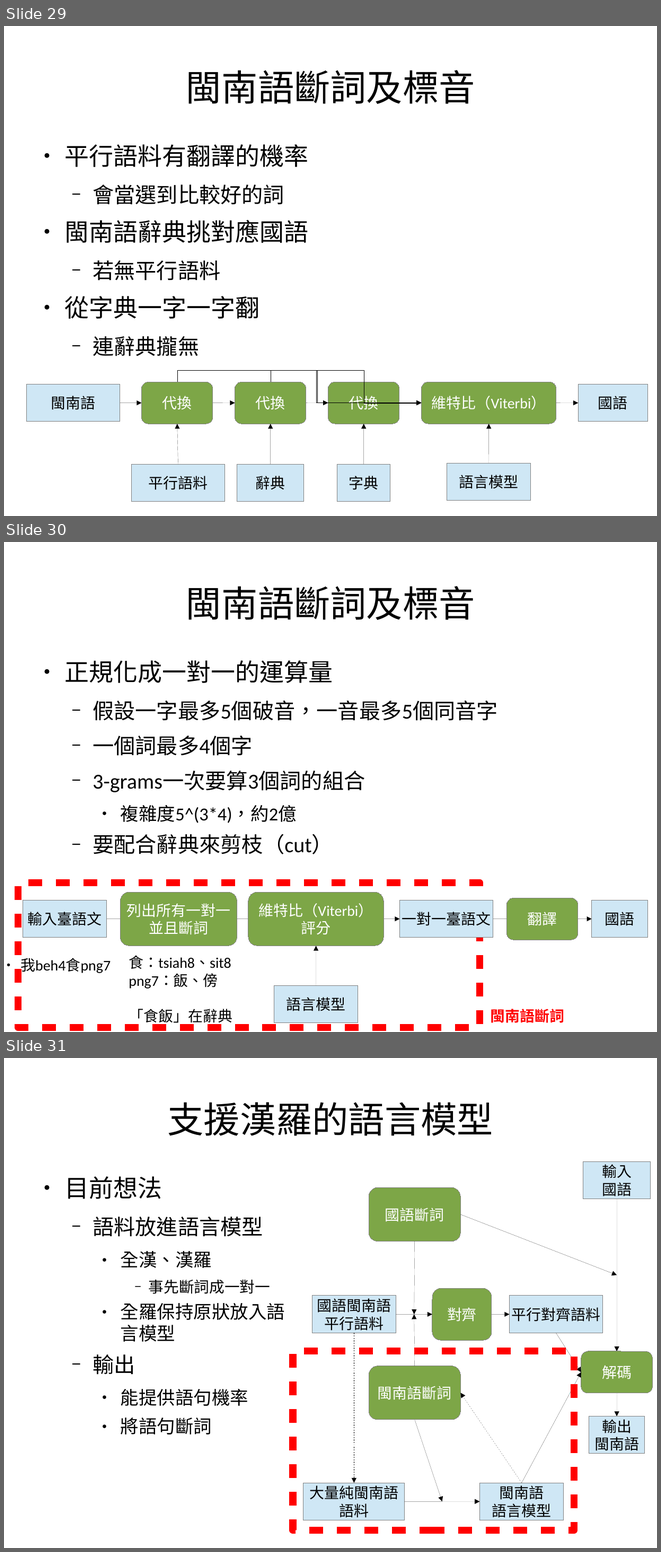
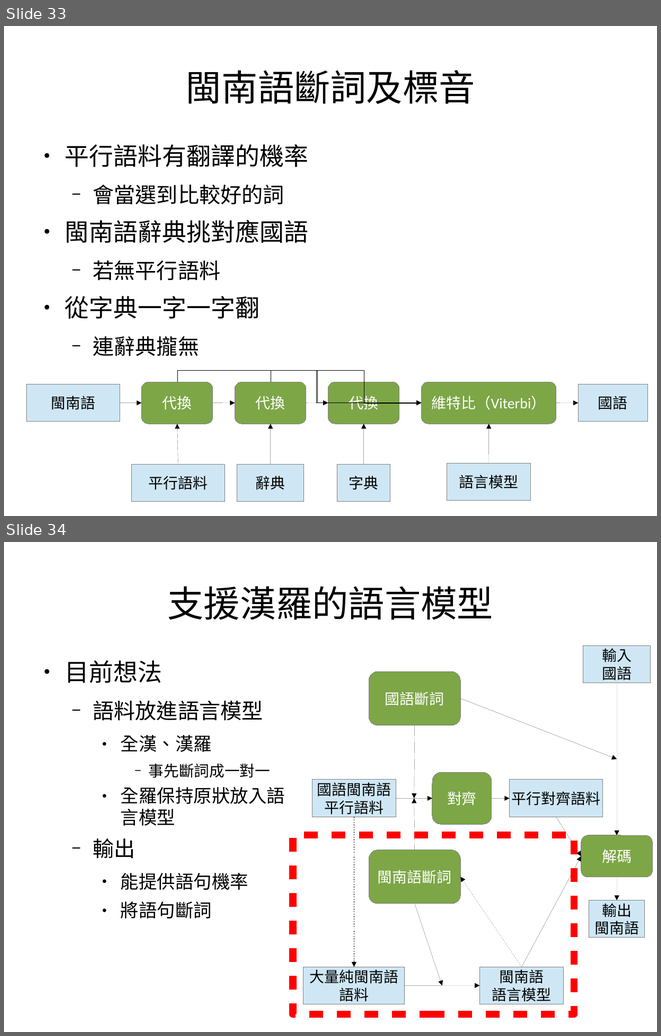
Before and after one commit to sih4sing5hong5/po3-ko3_tau5-iann2-phinn3, a slide deck: 翻譯報告.odp. Shown one above the other, each under a label of ours: slides 29, 30 and 31 before the commit, slides 33 and 34 after it. The pictures are 661x1552 and 661x1036 pixels, drawn with LibreOffice and Linux fonts; fonts in the diff are those of the drawing. Boxes give left, top, right and bottom in pixels: in the first picture for what was removed or moved away, otherwise in the second. Text is boxed around its words. In the diff, an @@ line names an element or a change of style, - is before the commit and + after.

```diff
--- a/翻譯報告.odp
+++ b/翻譯報告.odp
@@ slide 30 removed at (4,542,657,1032), background #FFFFFF @@
@@ title removed at (186,586,475,620) @@
-閩南語斷詞及標音
@@ text removed at (64,660,498,854) @@
-● 正規化成一對一的運算量
-  − 假設一字最多5個破音，一音最多5個同音字
-  − 一個詞最多4個字
-  − 3-grams一次要算3個詞的組合
-    ● 複雜度5^(3*4)，約2億
-  − 要配合辭典來剪枝（cut）
@@ group removed at (18,883,647,1027): 5 rectangles, 3 arrows, 3 rounded rectangles, 3 texts @@
-輸入臺語文
-列出所有一對一
-並且斷詞
-● 我beh4食png7
-食：tsiah8、sit8
-png7：飯、傍
-「食飯」在辭典
-維特比（Viterbi）
-評分
-語言模型
-一對一臺語文
-翻譯
-國語
-閩南語斷詞
@@ what was slide 29 is now slide 33 @@
@@ what was slide 31 is now slide 34 @@
```
Also in this commit, not shown: 10 slides changed, 6 slides added, 2 other slides removed.
